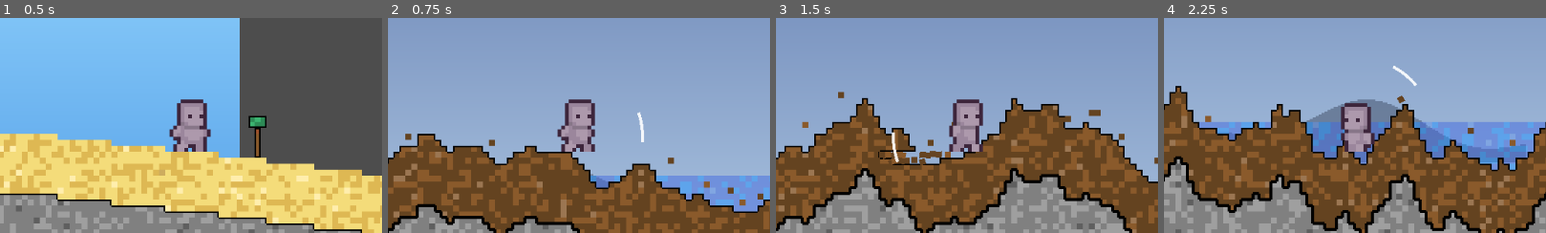
Above: before the commit, frames 1-4 (left to right).
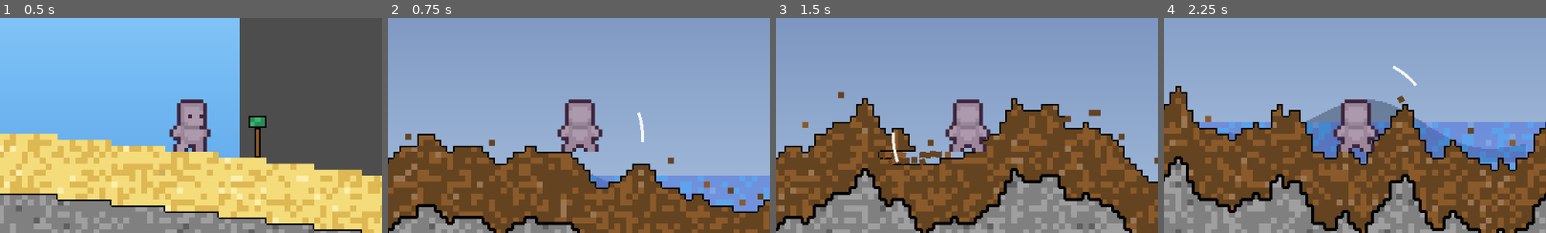
Above: after the commit, the same moments.

Repository: MessrsBrightside/pixel-mixel
Game: Godot game, scene res://scenes/main.tscn
The game is run twice, just before and just after one commit, with the same random seed, the same clock (stepped at 60 frames per second) and the same inputs.
Inputs (mouse positions are % of the whole screen's width and height, from its top left):
- Up to frame 1 (0.5 s): no input
- Up to frame 2 (0.75 s): tap Enter (ui_accept) at 0.5 s; move the mouse to (72, 45) at 0.52 s; hold Right (ui_right) from 0.53 s (still down); tap 1 at 0.6 s; click (72, 45) at 0.67 s
- Up to frame 3 (1.5 s): keep holding Right (ui_right); tap Enter (ui_accept) at 0.77 s; move the mouse to (30, 55) at 1.27 s; tap 2 at 1.35 s; click (30, 55) at 1.42 s
- Up to frame 4 (2.25 s): tap Enter (ui_accept) at 1.52 s; move the mouse to (60, 28) at 2.02 s; release Right (ui_right) at 2.03 s; hold Left (ui_left) from 2.03 s (still down); tap 3 at 2.1 s; click (60, 28) at 2.17 s
The pictures show only the part of the screen within x 25-75%, y 19-69%; the shares and areas given below are measured in that part.

Frame 1 is identical in both runs. In frame 2, 0.4% of the frame differs, in the area x 49-57%, y 44-63%; in frame 3, 0.5%; in frame 4, 1.2%, in the area x 44-57%, y 37-63%.

Commit message:
Add attack animation state (150ms freeze frame on hit)

Diff:
--- a/scripts/player.gd
+++ b/scripts/player.gd
@@ -67,6 +67,8 @@
 		velocity.y = JUMP_VELOCITY
 
 	move_and_slide()
+	if _attack_timer > 0.0:
+		_attack_timer -= delta
 	_update_animation(input_dir)
 
 
@@ -80,6 +82,7 @@
 		_blade.spawn_parent = get_parent()
 		_blade.execute(chunk_grid, origin, dir, 3.0, terrain_defs)
 		_show_slash(dir)
+		_attack_timer = ATTACK_ANIM_DURATION
 		attacked.emit(origin)
 
 
@@ -99,7 +102,19 @@
 	timer.timeout.connect(slash.queue_free)
 
 
+var _attack_timer := 0.0
+const ATTACK_ANIM_DURATION := 0.15
+
+
 func _update_animation(input_dir: float) -> void:
+	if _attack_timer > 0.0:
+		# Show hurt/attack frame during attack
+		_idle_sprite.visible = true
+		_walk_sprite.visible = false
+		_idle_sprite.frame = 4  # row 2 (back/attack), frame 0
+		_idle_sprite.flip_h = not _facing_right
+		return
+
 	var side_row := 1
 	if input_dir != 0.0:
 		_facing_right = input_dir > 0.0
